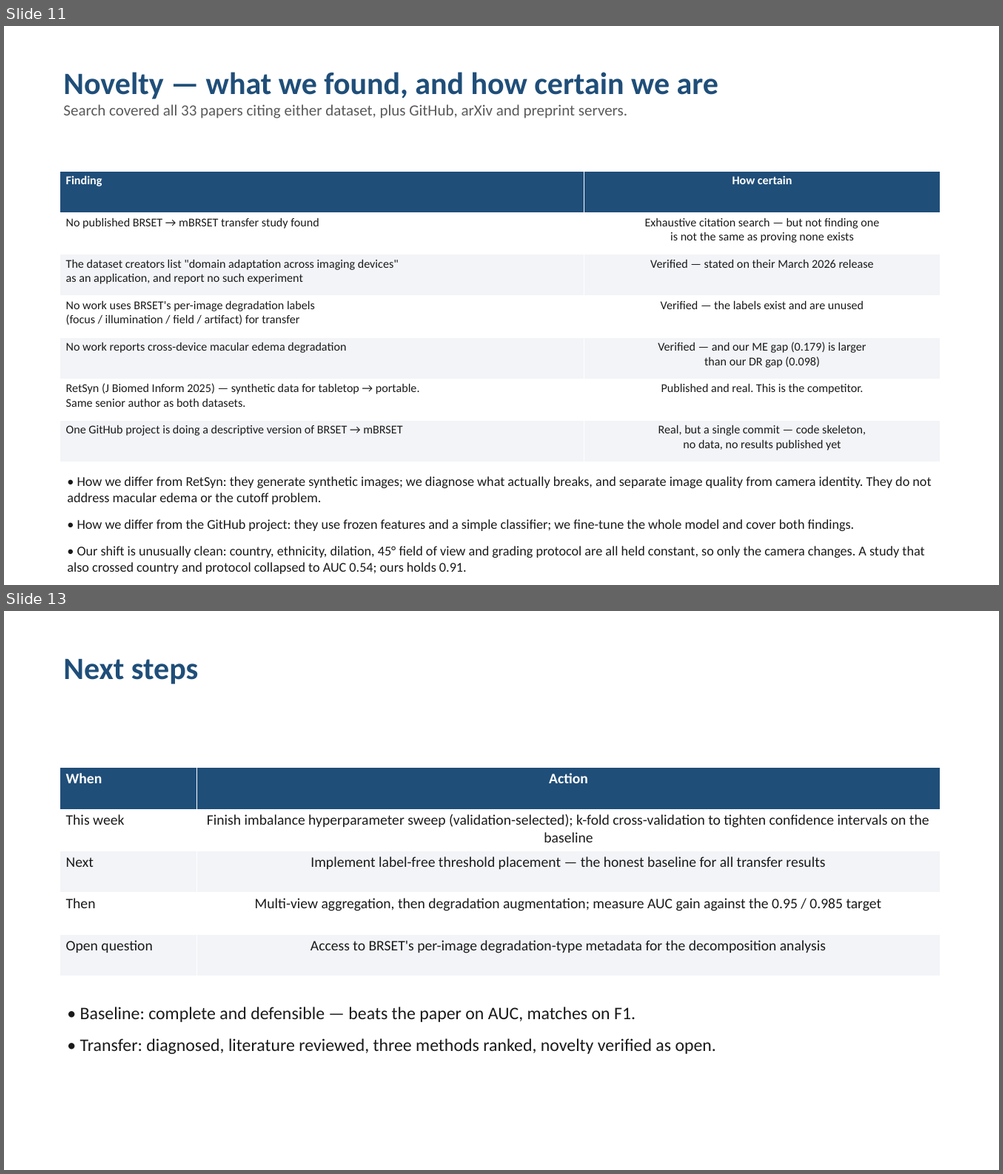
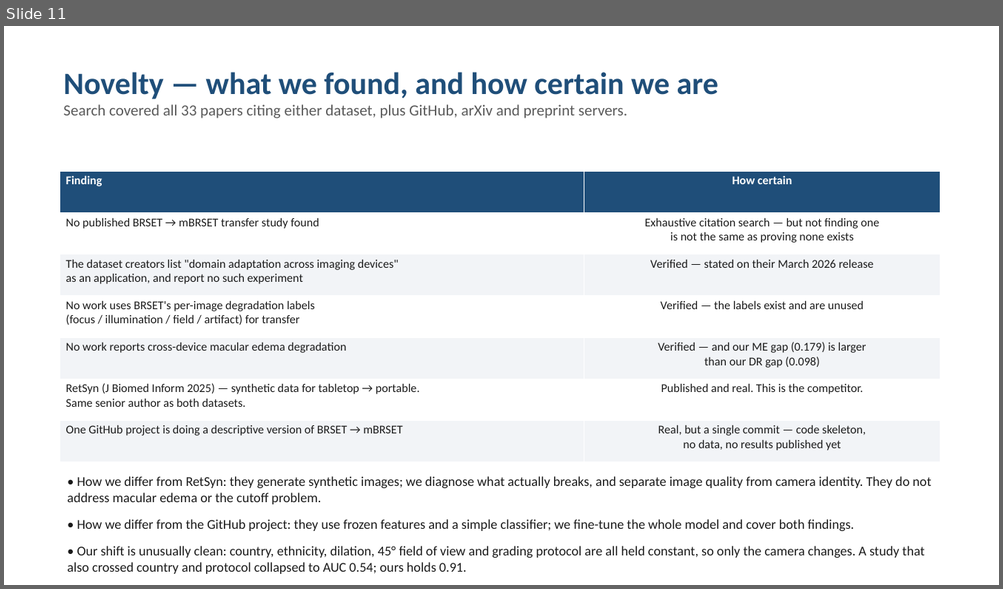
Before and after one commit to Sahith59/brset-convnextv2, a slide deck: presentation/BRSET_ConvNeXtV2_Progress.pptx. Shown one above the other, each under a label of ours: slides 11 and 13 before the commit, slide 11 after it; the slides between them are not shown. The pictures are 1003x1174 and 1003x589 pixels, drawn with LibreOffice and Linux fonts; fonts in the diff are those of the drawing. Boxes give left, top, right and bottom in pixels: in the first picture for what was removed or moved away, otherwise in the second. Text is boxed around its words. In the diff, an @@ line names an element or a change of style, - is before the commit and + after.

```diff
--- a/presentation/BRSET_ConvNeXtV2_Progress.pptx
+++ b/presentation/BRSET_ConvNeXtV2_Progress.pptx
@@ slide 13 removed at (4,611,999,1170), background #FFFFFF @@
@@ text removed at (63,658,198,684) @@
-Next steps
@@ table removed at (60,768,940,977), 5 rows, 2 columns @@
-When | Action
-This week | Finish imbalance hyperparameter sweep (validation-selected); k-fold cross-validation to tighten confidence intervals on the baseline
-Next | Implement label-free threshold placement — the honest baseline for all transfer results
-Then | Multi-view aggregation, then degradation augmentation; measure AUC gain against the 0.95 / 0.985 target
-Open question | Access to BRSET's per-image degradation-type metadata for the decomposition analysis
@@ text removed at (80,1007,716,1054) @@
-• Baseline: complete and defensible — beats the paper on AUC, matches on F1.
-• Transfer: diagnosed, literature reviewed, three methods ranked, novelty verified as open.
```
Also in this commit, not shown: 1 slide added, 1 other slide removed, 1 other file.
